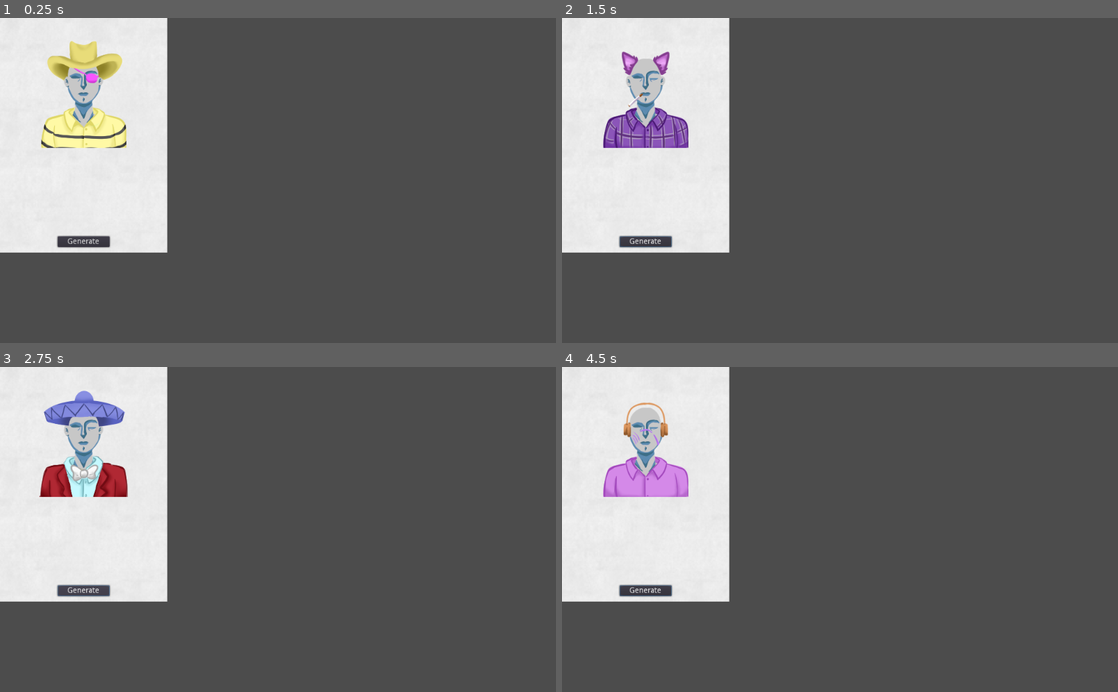
Above: before the commit, frames 1-4 (two rows, left to right).
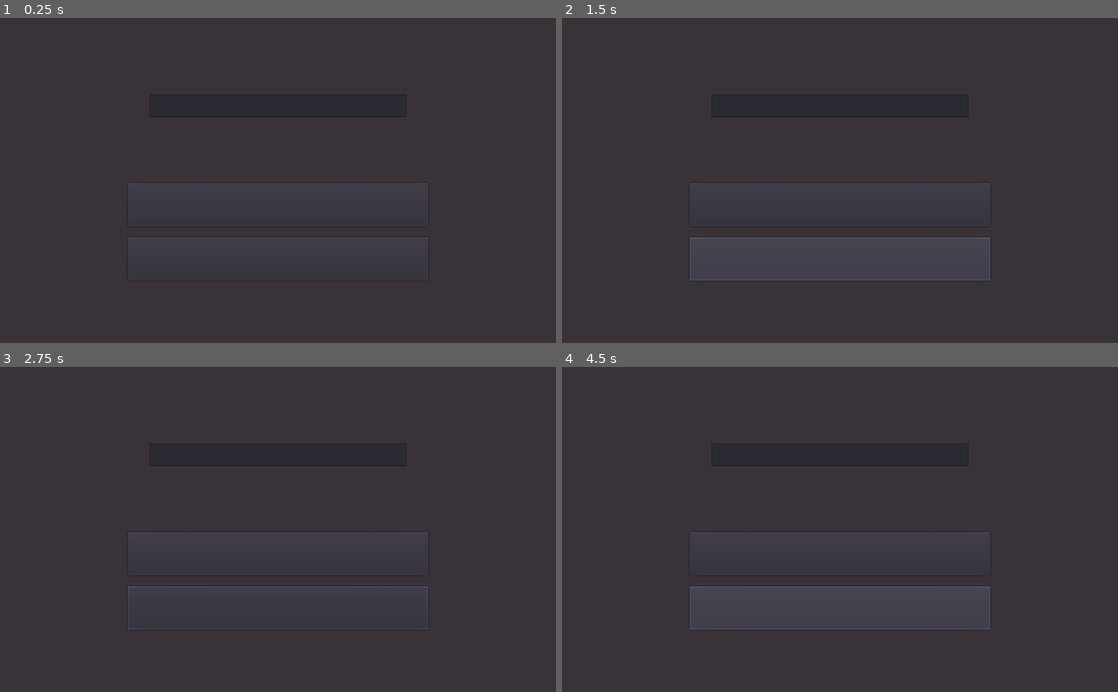
Above: after the commit, the same moments.

Repository: MichaelRRyan/GGJ2021-Rumours
Game: Godot game, scene res://Scenes/TitleScreen.tscn
Same seed, same stepped clock (60 frames per second), same inputs: the game is played once before the commit and once after it. Before the commit the project starts from res://Scenes/Card.tscn.
Inputs (mouse positions are in pixels of both pictures, inside the frame that each line leads up to):
- Up to frame 1 (0.25 s): no input
- Up to frame 2 (1.5 s): click (645, 242) at 0.5 s, where only the run before the commit has a clickable "Generate"; click (840, 258) at 1.25 s, where only the run after the commit has a clickable "Create Game"
- Up to frame 3 (2.75 s): click (83, 591) at 2 s, where only the run before the commit has a clickable "Generate"
- Up to frame 4 (4.5 s): click (840, 607) at 2.75 s, where only the run after the commit has a clickable "Create Game"; click (645, 591) at 3.5 s, where only the run before the commit has a clickable "Generate"; click (840, 607) at 4.25 s, where only the run after the commit has a clickable "Create Game"

The runs differ from the first frame. In frame 1, 87% of the frame differs, in the area x 0-100%, y 0-100%; in frame 2, 87%; in frame 3, 87%; in frame 4, 87%.

Commit message:
Modiified character generation code to work better with the server

Diff:
--- a/Scenes/Card.tscn
+++ b/Scenes/Card.tscn
@@ -16,6 +16,7 @@
 [node name="PlayerCard" type="TextureRect"]
 margin_right = 308.0
 margin_bottom = 433.0
+rect_min_size = Vector2( 308, 433 )
 texture = ExtResource( 2 )
 stretch_mode = 1
 script = ExtResource( 3 )
--- /dev/null
+++ b/Scenes/GameScreen.tscn
@@ -0,0 +1,30 @@
+[gd_scene load_steps=3 format=2]
+
+[ext_resource path="res://Scenes/Info.tscn" type="PackedScene" id=1]
+[ext_resource path="res://Scenes/Card.tscn" type="PackedScene" id=2]
+
+[node name="GameScreen" type="Control"]
+anchor_right = 1.0
+anchor_bottom = 1.0
+__meta__ = {
+"_edit_use_anchors_": false
+}
+
+[node name="HBoxContainer" type="HBoxContainer" parent="."]
+anchor_left = 0.5
+anchor_top = 0.5
+anchor_right = 0.5
+anchor_bottom = 0.5
+margin_left = -310.0
+margin_top = -216.5
+margin_right = 310.0
+margin_bottom = 216.5
+__meta__ = {
+"_edit_use_anchors_": false
+}
+
+[node name="PlayerCard" parent="HBoxContainer" instance=ExtResource( 2 )]
+
+[node name="InfoCard" parent="HBoxContainer" instance=ExtResource( 1 )]
+margin_left = 312.0
+margin_right = 620.0
--- a/Scenes/Info.tscn
+++ b/Scenes/Info.tscn
@@ -10,6 +10,7 @@
 [node name="InfoCard" type="TextureRect"]
 margin_right = 308.0
 margin_bottom = 433.0
+rect_min_size = Vector2( 308, 433 )
 texture = ExtResource( 2 )
 stretch_mode = 1
 script = ExtResource( 3 )
--- a/project.godot
+++ b/project.godot
@@ -16,7 +16,7 @@
 [application]
 
 config/name="Rumours"
-run/main_scene="res://Scenes/Card.tscn"
+run/main_scene="res://Scenes/TitleScreen.tscn"
 
 [autoload]
 
@@ -27,9 +27,10 @@
 
 [display]
 
-window/stretch/mode="viewport"
-window/stretch/aspect="expand"
+window/stretch/mode="2d"
+window/stretch/aspect="keep_height"
 
 [rendering]
 
+environment/default_clear_color=Color( 0.231373, 0.2, 0.227451, 1 )
 environment/default_environment="res://default_env.tres"
--- a/scripts/CharacterData.gd
+++ b/scripts/CharacterData.gd
@@ -5,7 +5,16 @@
 # 	project.
 
 # A list of dictionaries that defines the character traits.
-var neutral_traits = [
+var traits = [
+	# Innocent traits
+	{ "name": "Investigator", "desc": "Each day can tell if one piece of information is fake or true." },
+	{ "name": "Priest", "desc": "Cannot tell a lie or tell people they are a priest (Second term takes priority)" },
+
+	# Criminal traits
+	{ "name": "Misinformer", "desc": "Can spread a piece of misinformation to any 1 person." },
+	{ "name": "Forger", "desc": "Can spread rumors pretending to be someone else" },
+
+	# Neutral traits
 	{ "name": "Reporter", "desc": "More power over rumors" },
 	{ "name": "Politician", "desc": "Can silence someones rumors" },
 	{ "name": "Bartender", "desc": "Can pass a rumor they recieve straight onto others as if it's from that person" },
@@ -23,6 +32,38 @@
 	{ "name": "Child", "desc": "Hears all rumors sent to a specific person but cant send rumors" },
 	{ "name": "Butler", "desc": "Rumors from the butler come always up as fake when investigated" },
 	{ "name": "PR manager", "desc": "Can choose another person and negate all rumors about them this round" }
+]
+
+var features_head = [
+	"res://assets/images/newPlayerIcons/Hat_0.png",
+	"res://assets/images/newPlayerIcons/Hat_1.png",
+	"res://assets/images/newPlayerIcons/Hat_2.png",
+	"res://assets/images/newPlayerIcons/Hat_3.png",
+	"res://assets/images/newPlayerIcons/Hat_4.png",
+	"res://assets/images/newPlayerIcons/Hat_5.png"
+]
+
+var features_face = [
+	"res://assets/images/newPlayerIcons/Face_0.png",
+	"res://assets/images/newPlayerIcons/Face_1.png",
+	"res://assets/images/newPlayerIcons/Face_2.png",
+	"res://assets/images/newPlayerIcons/Face_3.png",
+	"res://assets/images/newPlayerIcons/Face_4.png",
+	"res://assets/images/newPlayerIcons/Face_5.png"
+]
+
+var features_body = [
+	"res://assets/images/newPlayerIcons/Body_0.png",
+	"res://assets/images/newPlayerIcons/Body_1.png",
+	"res://assets/images/newPlayerIcons/Body_2.png",
+	"res://assets/images/newPlayerIcons/Body_3.png",
+	"res://assets/images/newPlayerIcons/Body_4.png",
+	"res://assets/images/newPlayerIcons/Body_5.png",
+	"res://assets/images/newPlayerIcons/Body_6.png",
+	"res://assets/images/newPlayerIcons/Body_7.png",
+	"res://assets/images/newPlayerIcons/Body_8.png",
+	"res://assets/images/newPlayerIcons/Body_9.png",
+	"res://assets/images/newPlayerIcons/Body_10.png"
 ]
 
 var first_names = [
--- a/scripts/GenerateCharacter.gd
+++ b/scripts/GenerateCharacter.gd
@@ -11,110 +11,63 @@
 	rng.randomize() #initialize the randomizer
 	generateCharacter()
 
-	#onclick for testing purposes
+# Onclick for testing purposes
 func _on_Button_pressed():
 	generateCharacter()
 
-	#fully generates a character for said player
+
+# Fully generates a character for said player
 func generateCharacter():
 	var feat1 = rng.randi_range(0, 6) #features hat
 	var feat2 = rng.randi_range(0, 6) #features face
 	var feat3 = rng.randi_range(0, 10) #features body
-	var alignment = rng.randi_range(1, 2) #1 is innocent and 2 is criminal, this should be divided by playercount
-	var roleTrait #trait determined whether a player is innocent or not
-	var roleTraitDesc #description for above role
+	var alignment = rng.randi_range(0, 1) #0 is innocent and 1 is criminal, this should be divided by playercount
+	var trait1 = rng.randi_range(0, 1) + (alignment * 2)
+	var num_traits = CharacterData.traits.size() - 1
+	var trait2 = rng.randi_range(4, num_traits)
 
 	var firstName = CharacterData.first_names[rng.randi_range(0, CharacterData.first_names.size() - 1)]
 	var lastName = CharacterData.last_names[rng.randi_range(0, CharacterData.last_names.size() - 1)]
 
-	#set the Name and Last name of the person
-	get_node("TextureRect/Name").text = firstName + " " + lastName
-		#decide feature 1
-	if feat1 == 0:
-		feat1 = load("res://assets/images/newPlayerIcons/Hat_0.png")
-	elif feat1 == 1:
-		feat1 = load("res://assets/images/newPlayerIcons/Hat_1.png")
-	elif feat1 == 2:
-		feat1 = load("res://assets/images/newPlayerIcons/Hat_2.png")
-	elif feat1 == 3:
-		feat1 = load("res://assets/images/newPlayerIcons/Hat_3.png")
-	elif feat1 == 4:
-		feat1 = load("res://assets/images/newPlayerIcons/Hat_4.png")
-	elif feat1 == 5:
-		feat1 = load("res://assets/images/newPlayerIcons/Hat_5.png")
+	create_character(firstName + " " + lastName,
+					 rng.randi_range(0, 1),
+					 feat1, feat2, feat3,
+					 trait1, trait2)
+
+
+func create_character(character_name, alignment, feat1, feat2, feat3, trait1, trait2):
+
+	CharacterData.playerName = character_name
+	CharacterData.playerAlignment = alignment
+
+	get_node("TextureRect/Name").text = character_name
+
+	# Decide feature 1
+	if feat1 < 6:
+		feat1 = load(CharacterData.features_head[feat1])
 	else:
 		feat1 = null
-		#decide feature 2
-	if feat2 == 0:
-		feat2 = load("res://assets/images/newPlayerIcons/Face_0.png")
-	elif feat2 == 1:
-		feat2 = load("res://assets/images/newPlayerIcons/Face_1.png")
-	elif feat2 == 2:
-		feat2 = load("res://assets/images/newPlayerIcons/Face_2.png")
-	elif feat2 == 3:
-		feat2 = load("res://assets/images/newPlayerIcons/Face_3.png")
-	elif feat2 == 4:
-		feat2 = load("res://assets/images/newPlayerIcons/Face_4.png")
-	elif feat2 == 5:
-		feat2 = load("res://assets/images/newPlayerIcons/Face_5.png")
+
+	# Decide feature 2
+	if feat2 < 6:
+		feat2 = load(CharacterData.features_face[feat2])
 	else:
 		feat2 = null
 
-	if feat3 == 0:
-		feat3 = load("res://assets/images/newPlayerIcons/Body_0.png")
-	elif feat3 == 1:
-		feat3 = load("res://assets/images/newPlayerIcons/Body_1.png")
-	elif feat3 == 2:
-		feat3 = load("res://assets/images/newPlayerIcons/Body_2.png")
-	elif feat3 == 3:
-		feat3 = load("res://assets/images/newPlayerIcons/Body_3.png")
-	elif feat3 == 4:
-		feat3 = load("res://assets/images/newPlayerIcons/Body_4.png")
-	elif feat3 == 5:
-		feat3 = load("res://assets/images/newPlayerIcons/Body_5.png")
-	elif feat3 == 6:
-		feat3 = load("res://assets/images/newPlayerIcons/Body_6.png")
-	elif feat3 == 7:
-		feat3 = load("res://assets/images/newPlayerIcons/Body_7.png")
-	elif feat3 == 8:
-		feat3 = load("res://assets/images/newPlayerIcons/Body_8.png")
-	elif feat3 == 9:
-		feat3 = load("res://assets/images/newPlayerIcons/Body_9.png")
-	elif feat3 == 10:
-		feat3 = load("res://assets/images/newPlayerIcons/Body_10.png")
+	# Decide feature 3
+	feat3 = load(CharacterData.features_body[feat3])
 
-		#set the feature textures
+	# Set the feature textures
 	get_node("TextureRect/feature1").texture = feat1
 	get_node("TextureRect/feature2").texture = feat2
 	get_node("TextureRect/feature3").texture = feat3
 
-	#decide the alignment and the roleTrait
-	if alignment == 1:
-		roleTrait = rng.randi_range(1, 2)
-		if roleTrait == 1:
-			roleTrait = "Investigator"
-			roleTraitDesc = "Each day can tell if one piece of information is fake or true."
-		elif roleTrait == 2:
-			roleTrait = "Priest"
-			roleTraitDesc = "Cannot tell a lie or tell people they are a priest (Second term takes priority)"
-	else:
-		roleTrait = rng.randi_range(1, 2)
-		if roleTrait == 1:
-			roleTrait = "Misinformer"
-			roleTraitDesc = "Can spread a piece of misinformation to any 1 person."
-		else:
-			roleTrait = "Forger"
-			roleTraitDesc = "Can spread rumors pretending to be someone else"
+	# Decides the alignment and the roleTrait
+	var role_trait = CharacterData.traits[trait1]
 
-	# Sets the text to the role
-	get_node("VBoxContainer/Trait1").text = roleTrait + ": " + roleTraitDesc
+	get_node("VBoxContainer/Trait1").text = role_trait["name"] + ": " + role_trait["desc"]
 
 	# Decides the neutral traits and their descriptions.
-	var num_traits = CharacterData.neutral_traits.size() - 1
-	var neut_trait = CharacterData.neutral_traits[rng.randi_range(0, num_traits)]
+	var neut_trait = CharacterData.traits[trait2]
 
-	# sets the neutral traits and their descriptions.
 	get_node("VBoxContainer/Trait2").text = neut_trait["name"] + ": " + neut_trait["desc"]
-
-	CharacterData.playerName = firstName + " " + lastName
-	CharacterData.playerAlignment = alignment
